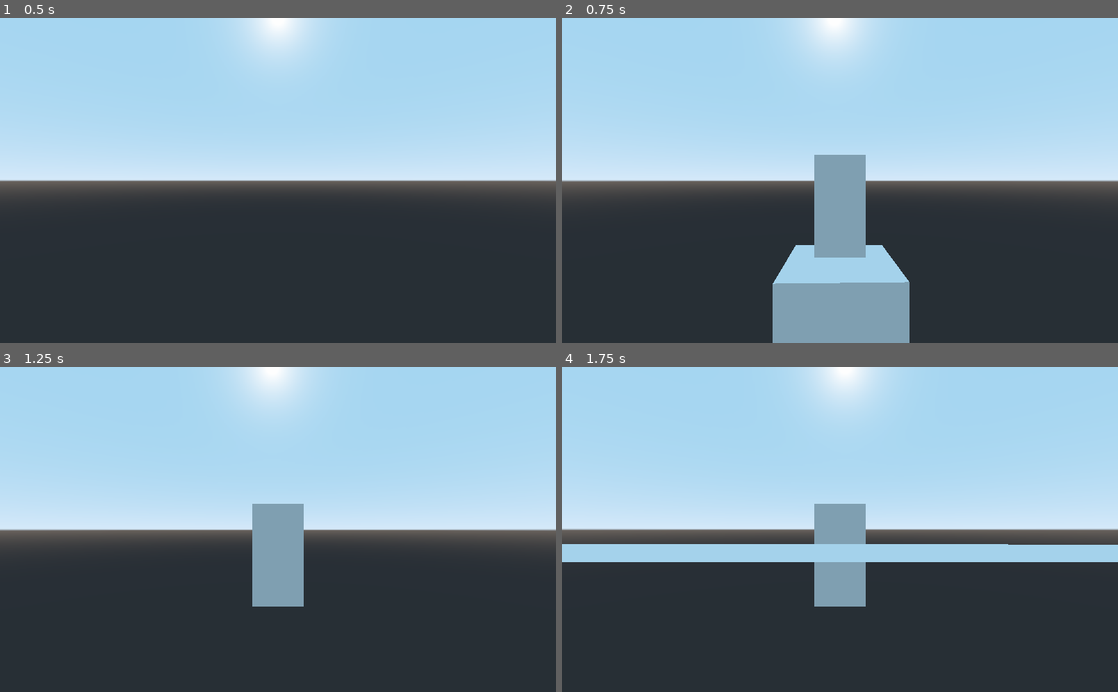
Above: before the commit, frames 1-4 (two rows, left to right).
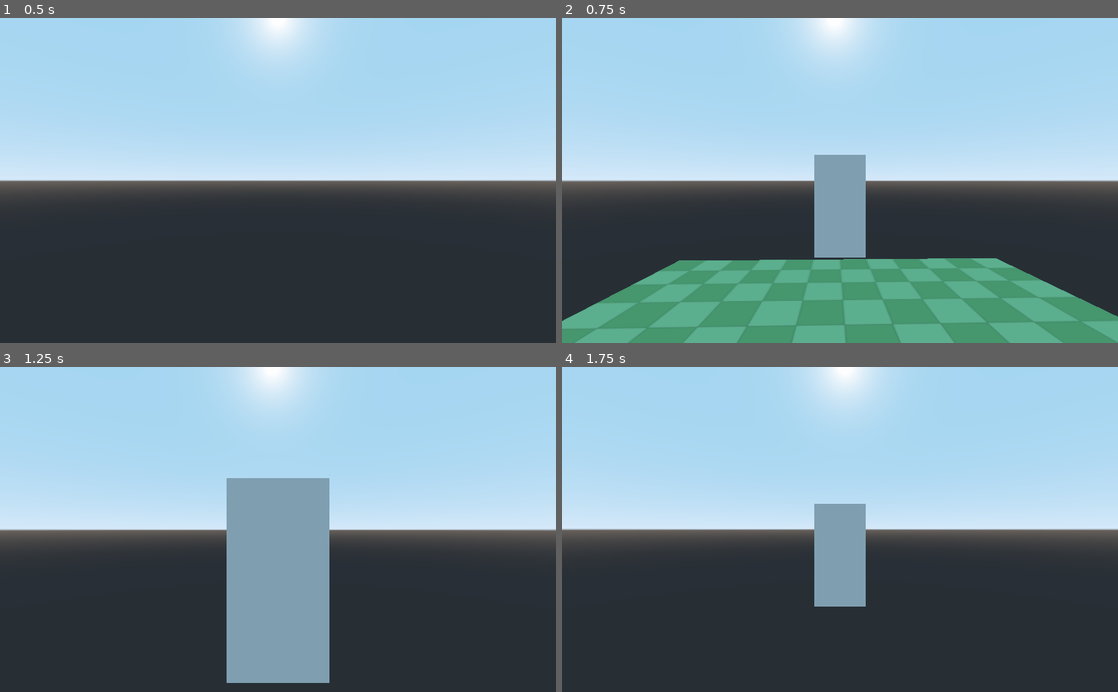
Above: after the commit, the same moments.

Repository: tf2professor/tf2_like_character_controller
Game: Godot game, scene res://source/levels/twin_forts.tscn
Same seed, same stepped clock (60 frames per second), same inputs: the game is played once before the commit and once after it. The project has no main scene, so this scene is started directly.
Inputs (mouse positions are in pixels of both pictures, inside the frame that each line leads up to):
- Up to frame 1 (0.5 s): no input
- Up to frame 2 (0.75 s): tap Enter at 0.5 s; move the mouse to (867, 180) at 0.52 s; hold W (move_forward) from 0.53 s (still down); tap P (change_camera) at 0.6 s
- Up to frame 3 (1.25 s): keep holding W (move_forward); tap Space (jump) at 0.77 s
- Up to frame 4 (1.75 s): keep holding W (move_forward); move the mouse to (812, 529) at 1.27 s; tap Ctrl (crouch) at 1.35 s; tap Space (jump) at 1.52 s

Frame 1 is identical in both runs. In frame 2, 22% of the frame differs, in the area x 0-100%, y 69-100%; in frame 3, 8.7%; in frame 4, 5.5%.

Commit message:
Update twin_forts.tscn

Diff:
--- a/tf2_like_fps_character/source/levels/twin_forts.tscn
+++ b/tf2_like_fps_character/source/levels/twin_forts.tscn
@@ -1,14 +1,100 @@
-[gd_scene load_steps=2 format=2]
+[gd_scene load_steps=4 format=2]
 
 [ext_resource path="res://source/actors/player/player.tscn" type="PackedScene" id=1]
+[ext_resource path="res://assets/materials/grid_light_green.tres" type="Material" id=2]
+[ext_resource path="res://assets/materials/grid_light_red.tres" type="Material" id=3]
 
 [node name="TwinForts" type="Spatial"]
 
-[node name="CSGCombiner" type="CSGCombiner" parent="."]
+[node name="OutsideFloor" type="CSGCombiner" parent="."]
+material_override = ExtResource( 2 )
 use_collision = true
 
-[node name="CSGBox" type="CSGBox" parent="CSGCombiner"]
-transform = Transform( 1, 0, 0, 0, 1, 0, 0, 0, 1, 0, -1, 0 )
+[node name="Bridge" type="CSGBox" parent="OutsideFloor"]
+transform = Transform( 1, 0, 0, 0, 1, 0, 0, 0, 1, 0, -0.5, 5 )
+width = 6.0
+height = 1.0
+depth = 10.0
+
+[node name="MainFloor" type="CSGBox" parent="OutsideFloor"]
+transform = Transform( 1, 0, 0, 0, 1, 0, 0, 0, 1, 0, -4, 15 )
+width = 24.0
+height = 8.0
+depth = 10.0
+
+[node name="PitFloor" type="CSGBox" parent="OutsideFloor"]
+transform = Transform( 1, 0, 0, 0, 1, 0, 0, 0, 1, 0, -7, 5 )
+width = 24.0
+depth = 10.0
+
+[node name="Tunnel" type="CSGBox" parent="OutsideFloor"]
+transform = Transform( 1, 0, 0, 0, 1, 0, 0, 0, 1, 0, -4, 15 )
+operation = 2
+width = 6.0
+height = 4.0
+depth = 10.0
+
+[node name="Fort" type="CSGCombiner" parent="."]
+transform = Transform( 1, 0, 0, 0, 1, 0, 0, 0, 1, 0, 0, 20 )
+material_override = ExtResource( 3 )
+use_collision = true
+
+[node name="Fort" type="CSGBox" parent="Fort"]
+transform = Transform( 1, 0, 0, 0, 1, 0, 0, 0, 1, 0, -0.5, 11 )
+width = 40.0
+height = 15.0
+depth = 22.0
+
+[node name="InsideEntrance" type="CSGBox" parent="Fort"]
+transform = Transform( 1, 0, 0, 0, 1, 0, 0, 0, 1, 0, 3, 9 )
+operation = 2
+width = 18.0
+height = 4.0
+depth = 8.0
+
+[node name="Entrance" type="CSGBox" parent="Fort"]
+transform = Transform( 1, 0, 0, 0, 1, 0, 0, 0, 1, 6.5, 2.5, 2.5 )
+operation = 2
+width = 5.0
+height = 5.0
+depth = 5.0
+
+[node name="Ramp" type="CSGPolygon" parent="Fort"]
+transform = Transform( -4.37114e-08, 0, -1, 0, 1, 0, 1, 0, -4.37114e-08, 4, 0, 2 )
+polygon = PoolVector2Array( -2, 0, 1.5, 1, 3, 1, 3, 0 )
+depth = 5.0
+
+[node name="Entrance2" type="CSGBox" parent="Fort"]
+transform = Transform( 1, 0, 0, 0, 1, 0, 0, 0, 1, -6.5, 2.5, 2.5 )
+operation = 2
+width = 5.0
+height = 5.0
+depth = 5.0
+
+[node name="Ramp2" type="CSGPolygon" parent="Fort"]
+transform = Transform( -4.37114e-08, 0, -1, 0, 1, 0, 1, 0, -4.37114e-08, -9, 0, 2 )
+polygon = PoolVector2Array( -2, 0, 1.5, 1, 3, 1, 3, 0 )
+depth = 5.0
+
+[node name="Corridor" type="CSGBox" parent="Fort"]
+transform = Transform( 1, 0, 0, 0, 1, 0, 0, 0, 1, 0, 3, 17.5 )
+operation = 2
+width = 7.0
+height = 4.0
+depth = 9.0
+
+[node name="Tunnel" type="CSGBox" parent="Fort"]
+transform = Transform( 1, 0, 0, 0, 1, 0, 0, 0, 1, -1, -4, 5 )
+operation = 2
+width = 14.0
+height = 4.0
+depth = 10.0
+
+[node name="CSGBox" type="CSGBox" parent="Fort/Tunnel"]
+transform = Transform( 1, 0, 0, 0, 1, 0, 0, 0, 1, 14, 0, 0 )
+width = 14.0
+height = 4.0
+depth = 4.0
 
 [node name="Player" parent="." instance=ExtResource( 1 )]
 transform = Transform( 1, 0, 0, 0, 1, 0, 0, 0, 1, 0, 1.59, 0 )
